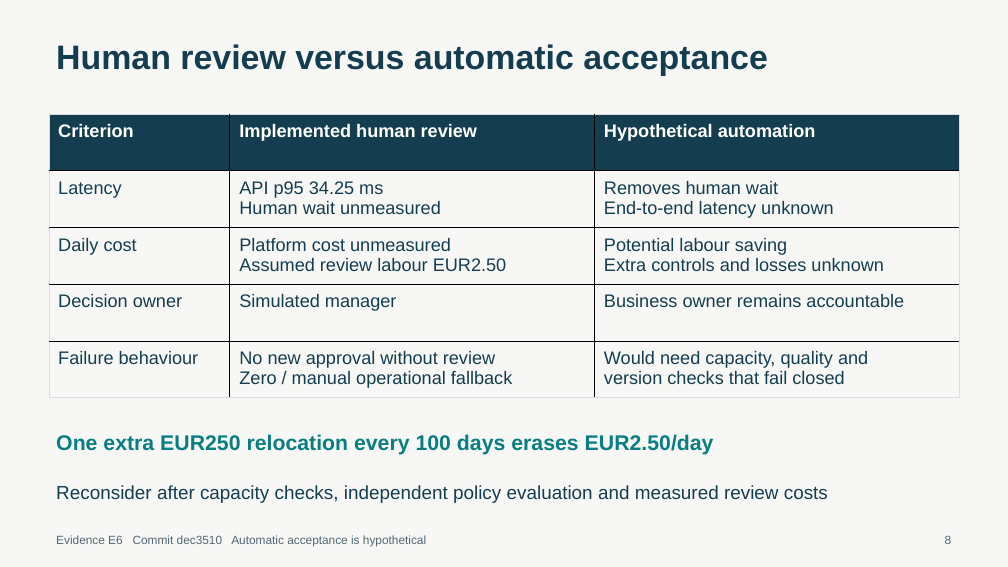
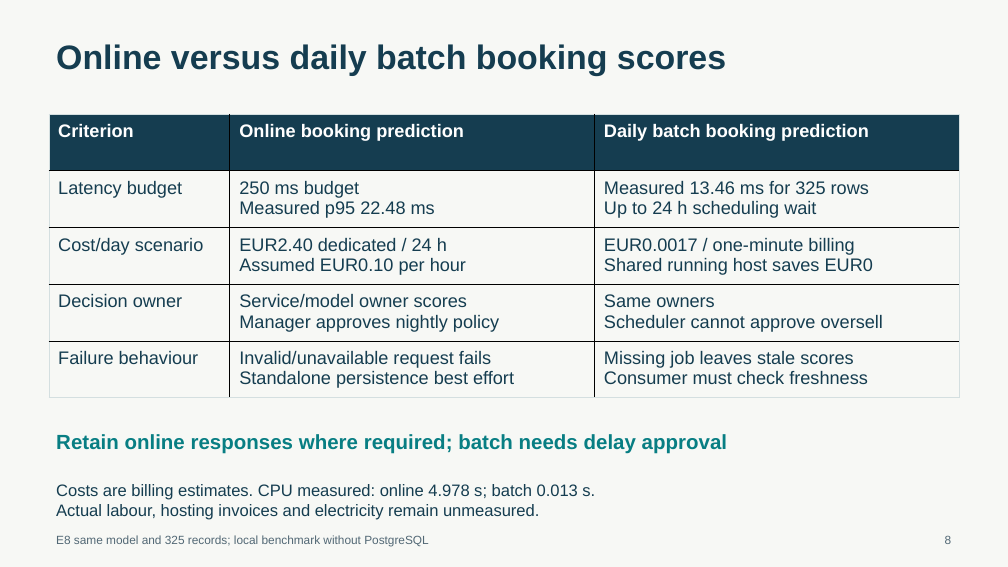
Before and after one commit to Lukecamill/hotel-cancellations, a slide deck: slide 8 of output/presentations/diary-entry-1-slides.pptx. Drawn at 1008x567 pixels with LibreOffice and Linux fonts; fonts in the diff are those of the drawing. Boxes give left, top, right and bottom in pixels: in the first picture for what was removed or moved away, otherwise in the second. Text is boxed around its words. In the diff, an @@ line names an element or a change of style, - is before the commit and + after.

```diff
--- a/output/presentations/diary-entry-1-slides.pptx
+++ b/output/presentations/diary-entry-1-slides.pptx
@@ text at <box>56,44,726,75</box>: text changed @@
-Human review versus automatic acceptance
+Online versus daily batch booking scores
@@ table at <box>49,114,960,398</box> @@
-row 1, column 2: Implemented human review
+row 1, column 2: Online booking prediction
-row 1, column 3: Hypothetical automation
+row 1, column 3: Daily batch booking prediction
-row 2: Latency | API p95 34.25 ms / Human wait unmeasured | Removes human wait / End-to-end latency unknown
+row 2: Latency budget | 250 ms budget / Measured p95 22.48 ms | Measured 13.46 ms for 325 rows / Up to 24 h scheduling wait
-row 3: Daily cost | Platform cost unmeasured / Assumed review labour EUR2.50 | Potential labour saving / Extra controls and losses unknown
+row 3: Cost/day scenario | EUR2.40 dedicated / 24 h / Assumed EUR0.10 per hour | EUR0.0017 / one-minute billing / Shared running host saves EUR0
-row 4, column 2: Simulated manager
+row 4, column 2: Service/model owner scores / Manager approves nightly policy
-row 4, column 3: Business owner remains accountable
+row 4, column 3: Same owners / Scheduler cannot approve oversell
-row 5, column 2: No new approval without review / Zero / manual operational fallback
+row 5, column 2: Invalid/unavailable request fails / Standalone persistence best effort
-row 5, column 3: Would need capacity, quality and / version checks that fail closed
+row 5, column 3: Missing job leaves stale scores / Consumer must check freshness
@@ text at <box>56,434,727,454</box>: text changed; size 20.2 to 19.5 pt @@
-One extra EUR250 relocation every 100 days erases EUR2.50/day
+Retain online responses where required; batch needs delay approval
@@ text at <box>56,484,595,520</box>: text changed; size 18 to 15.8 pt @@
-Reconsider after capacity checks, independent policy evaluation and measured review costs
+Costs are billing estimates. CPU measured: online 4.978 s; batch 0.013 s.
+Actual labour, hosting invoices and electricity remain unmeasured.
@@ text at <box>56,535,429,547</box>: text changed @@
-Evidence E6 Commit dec3510 Automatic acceptance is hypothetical
+E8 same model and 325 records; local benchmark without PostgreSQL
```
Also in this commit, not shown: 6 other slides changed, 32 other files.
